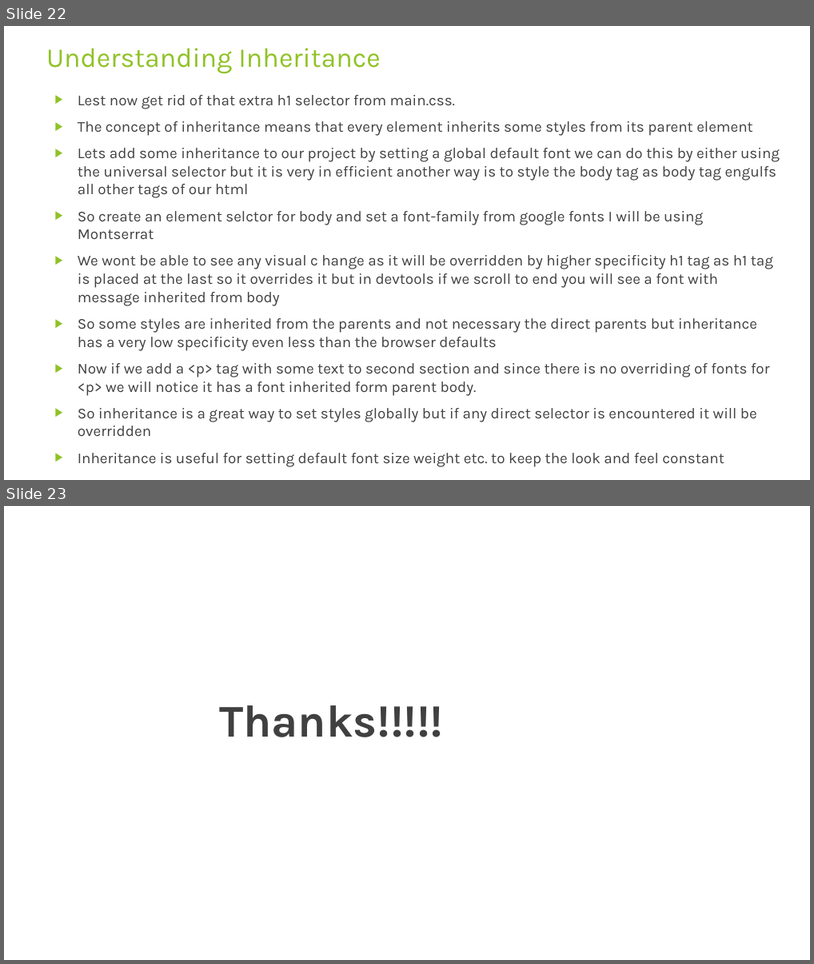
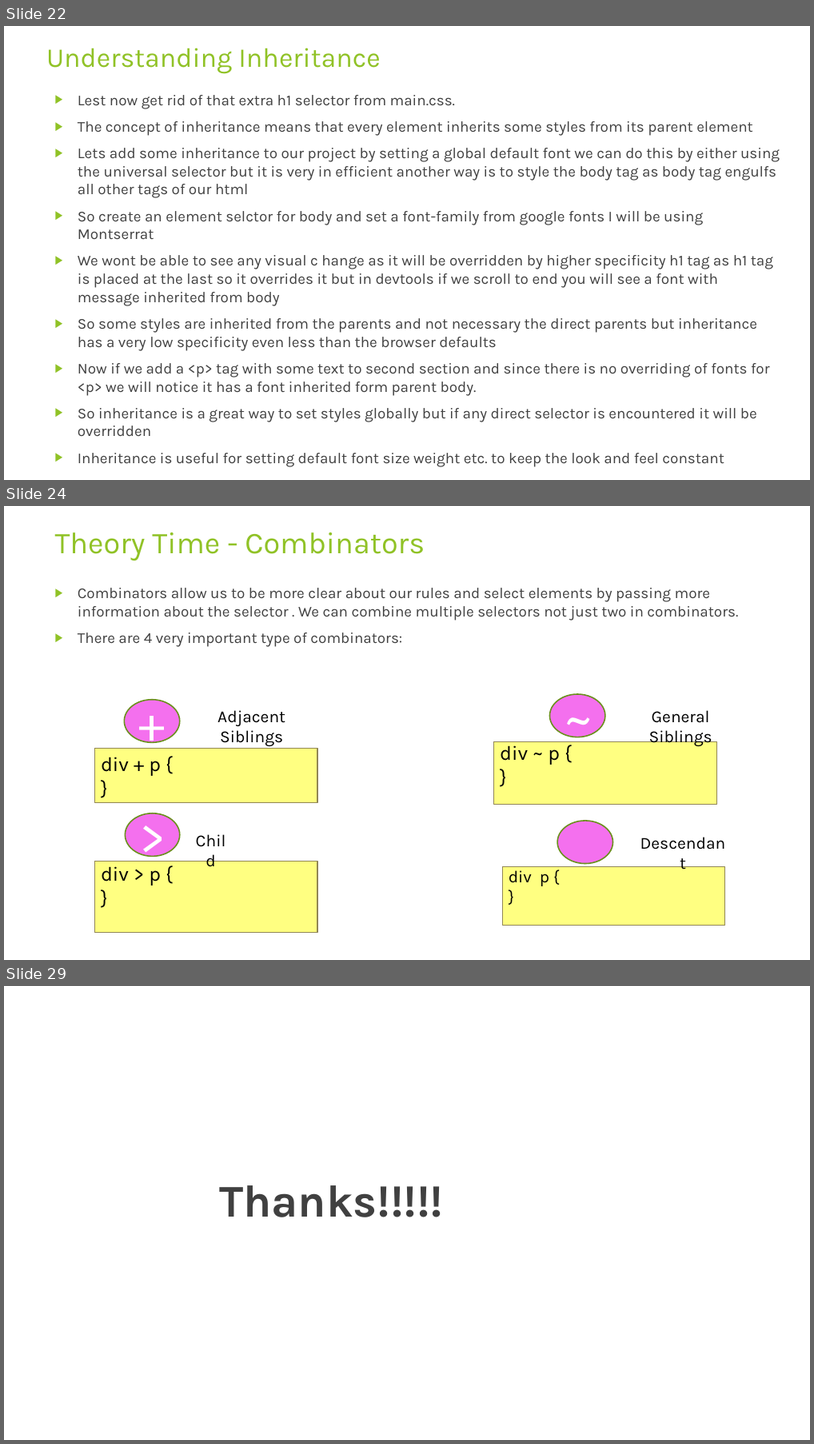
Before and after one commit to rudhrainfogain/CSS, a slide deck: PPT/Css-v2.pptx. Shown one above the other, each under a label of ours: slides 22 and 23 before the commit, slides 22, 24 and 29 after it; the slides between them are not shown. The pictures are 814x964 and 814x1444 pixels, drawn with LibreOffice and Linux fonts; fonts in the diff are those of the drawing. Boxes give left, top, right and bottom in pixels: in the first picture for what was removed or moved away, otherwise in the second. Text is boxed around its words. In the diff, an @@ line names an element or a change of style, - is before the commit and + after.

Commit message:
Combinators

```diff
--- a/PPT/Css-v2.pptx
+++ b/PPT/Css-v2.pptx
@@ slide 24 added at bbox=[4, 506, 810, 960], background #FFFFFF @@
@@ title added at bbox=[55, 532, 425, 560], 36 pt, text #90C226 @@
+Theory Time - Combinators
@@ text added at bbox=[78, 588, 738, 647], 18 pt, text #404040 @@
+▶ Combinators allow us to be more clear about our rules and select elements by passing more information about the selector . We can combine multiple selectors not just two in combinators.
+▶ There are 4 very important type of combinators:
@@ ellipse added at bbox=[550, 694, 606, 737], fill #F470EE, outline #6B901C 1.5 pt, 66 pt, text #FFFFFF @@
+~
@@ ellipse added at bbox=[124, 700, 180, 743], fill #F470EE, outline #6B901C 1.5 pt, 60 pt, text #FFFFFF @@
++
@@ text added at bbox=[218, 710, 286, 746], 20 pt, text #000000 @@
+Adjacent Siblings
@@ text added at bbox=[650, 710, 713, 747], 20 pt, text #000000 @@
+General Siblings
@@ rectangle added at bbox=[494, 742, 717, 804], fill #FFFF81, outline #918655 1 pt, 24 pt, text #000000 @@
+div ~ p {
+}
@@ rectangle added at bbox=[94, 748, 318, 803], fill #FFFF81, outline #918655 1 pt, 24 pt, text #000000 @@
+div + p {
+}
@@ ellipse added at bbox=[125, 813, 179, 856], fill #F470EE, outline #6B901C 1.5 pt, 60 pt, text #FFFFFF @@
+>
@@ text added at bbox=[186, 827, 236, 853], 20 pt, text #000000 @@
+Child
@@ ellipse added at bbox=[558, 820, 613, 864], fill #F470EE, outline #6B901C 1.5 pt @@
@@ text added at bbox=[634, 829, 734, 856], 20 pt, text #000000 @@
+Descendant
@@ rectangle added at bbox=[94, 861, 318, 932], fill #FFFF81, outline #918655 1 pt, 24 pt, text #000000 @@
+div > p {
+}
@@ rectangle added at bbox=[503, 867, 726, 925], fill #FFFF81, outline #918655 1 pt, 20 pt, text #000000 @@
+div p {
+}
@@ what was slide 23 is now slide 29 @@
```
Also in this commit, not shown: 5 other slides added.
